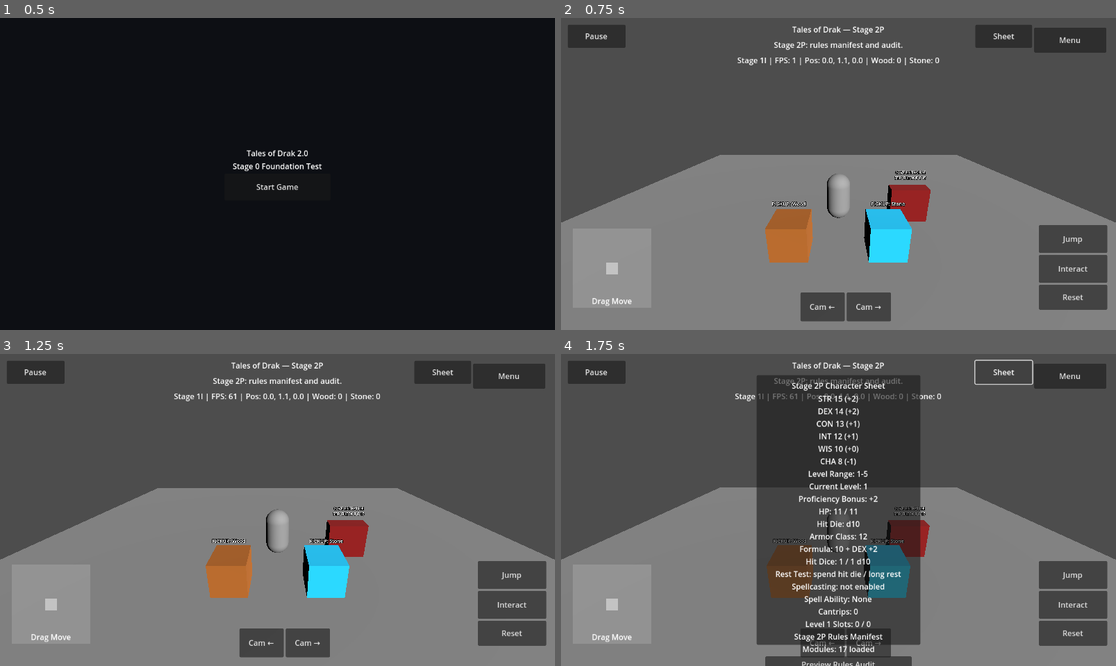
Above: before the commit, frames 1-4 (two rows, left to right).
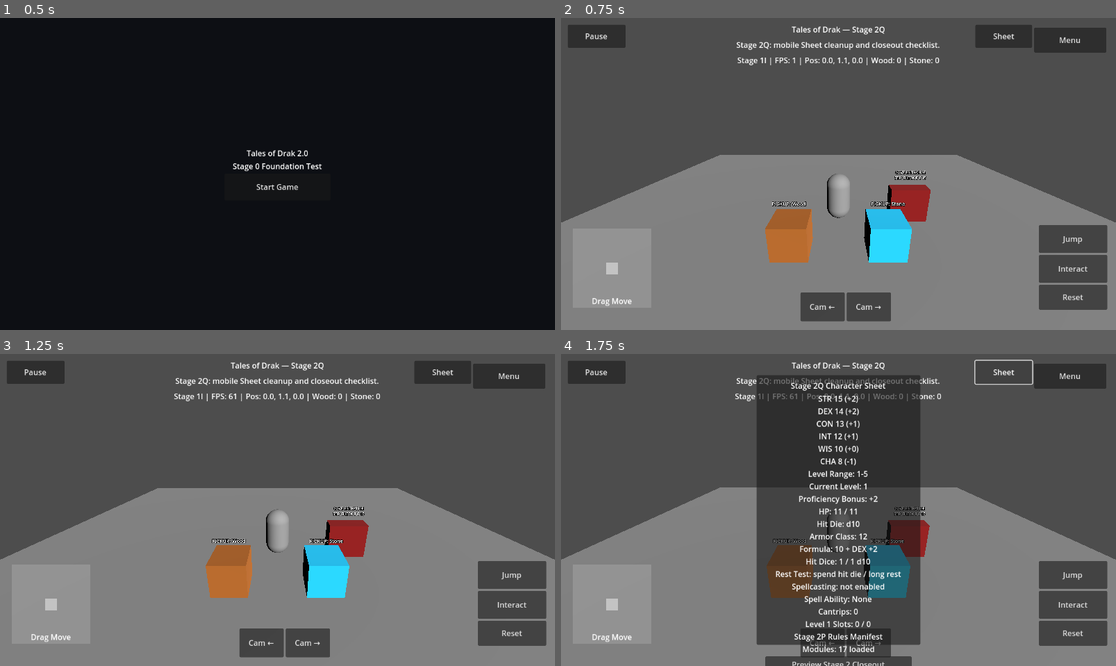
Above: after the commit, the same moments.

Repository: tristanvickery20/Tales-of-Drak-2.0
Game: Godot game, scene res://scenes/main_menu/main_menu.tscn
The game is run twice, just before and just after one commit, with the same random seed, the same clock (stepped at 60 frames per second) and the same inputs.
Inputs:
- Up to frame 1 (0.5 s): no input
- Up to frame 2 (0.75 s): click "Start Game" at 0.5 s
- Up to frame 3 (1.25 s): no input
- Up to frame 4 (1.75 s): click "Sheet" at 1.25 s

Frame 1 is identical in both runs. In frame 2, 0.5% of the frame differs, in the area x 31-69%, y 2-11%; in frame 3, 0.5%; in frame 4, 0.7%, in the area x 31-69%, y 2-100%.

Commit message:
Add Stage 2Q closeout checklist sheet preview

Diff:
--- a/drak/ui/drak_character_sheet_overlay.gd
+++ b/drak/ui/drak_character_sheet_overlay.gd
@@ -16,8 +16,8 @@
 const SPELLCASTING_SCRIPT := preload("res://drak/rules/drak_spellcasting.gd")
 const RULES_MANIFEST_SCRIPT := preload("res://drak/rules/drak_rules_manifest.gd")
 
-const CURRENT_STAGE_TITLE := "Tales of Drak — Stage 2P"
-const CURRENT_STAGE_STATUS := "Stage 2P: rules manifest and audit."
+const CURRENT_STAGE_TITLE := "Tales of Drak — Stage 2Q"
+const CURRENT_STAGE_STATUS := "Stage 2Q: mobile Sheet cleanup and closeout checklist."
 const CURRENT_LEVEL := 1
 
 var _ability_scores: DrakAbilityScores = ABILITY_SCORES_SCRIPT.new()
@@ -98,7 +98,7 @@
 
 	var title := Label.new()
 	title.name = "CharacterSheetTitle"
-	title.text = "Stage 2P Character Sheet"
+	title.text = "Stage 2Q Character Sheet"
 	title.horizontal_alignment = HORIZONTAL_ALIGNMENT_CENTER
 	title.mouse_filter = Control.MOUSE_FILTER_IGNORE
 	box.add_child(title)
@@ -109,6 +109,14 @@
 	_sheet_text.horizontal_alignment = HORIZONTAL_ALIGNMENT_CENTER
 	_sheet_text.mouse_filter = Control.MOUSE_FILTER_IGNORE
 	box.add_child(_sheet_text)
+
+	var closeout_button := Button.new()
+	closeout_button.name = "PreviewStage2CloseoutButton"
+	closeout_button.text = "Preview Stage 2 Closeout"
+	closeout_button.custom_minimum_size = Vector2(270, 34)
+	closeout_button.mouse_filter = Control.MOUSE_FILTER_STOP
+	closeout_button.pressed.connect(_preview_stage2_closeout)
+	box.add_child(closeout_button)
 
 	var rules_audit_button := Button.new()
 	rules_audit_button.name = "PreviewRulesAuditButton"
@@ -150,17 +158,9 @@
 	long_rest_button.pressed.connect(_long_rest)
 	box.add_child(long_rest_button)
 
-	var start_cooldown_button := Button.new()
-	start_cooldown_button.name = "StartCooldownButton"
-	start_cooldown_button.text = "Start 5s Cooldown"
-	start_cooldown_button.custom_minimum_size = Vector2(270, 34)
-	start_cooldown_button.mouse_filter = Control.MOUSE_FILTER_STOP
-	start_cooldown_button.pressed.connect(_start_test_cooldown)
-	box.add_child(start_cooldown_button)
-
 	_check_result_text = Label.new()
 	_check_result_text.name = "CheckResultText"
-	_check_result_text.text = "No audit preview yet."
+	_check_result_text.text = "No closeout preview yet."
 	_check_result_text.custom_minimum_size = Vector2(270, 46)
 	_check_result_text.size_flags_vertical = Control.SIZE_SHRINK_CENTER
 	_check_result_text.autowrap_mode = TextServer.AUTOWRAP_WORD_SMART
@@ -171,7 +171,7 @@
 
 	var note := Label.new()
 	note.name = "CharacterSheetNote"
-	note.text = "Stage 2P audit only. No combat/classes/races yet."
+	note.text = "Stage 2Q cleanup only. Stage 3 begins race/class foundation later."
 	note.autowrap_mode = TextServer.AUTOWRAP_WORD_SMART
 	note.horizontal_alignment = HORIZONTAL_ALIGNMENT_CENTER
 	note.mouse_filter = Control.MOUSE_FILTER_IGNORE
@@ -204,6 +204,9 @@
 func _hide_sheet() -> void:
 	_sheet_panel.visible = false
 
+func _preview_stage2_closeout() -> void:
+	_check_result_text.text = "Stage 2 closeout: iPhone loop, rules summary, changelog, and no unrelated rewrites."
+
 func _preview_rules_audit() -> void:
 	_check_result_text.text = _rules_manifest.get_audit_text()
 
@@ -226,11 +229,6 @@
 	_sheet_text.text = _get_sheet_text()
 	_check_result_text.text = "Long Rest: hit dice restored. HP unchanged."
 
-func _start_test_cooldown() -> void:
-	_cooldown_tracker.start_cooldown(DrakCooldownTracker.TEST_ABILITY_ID, 5.0)
-	_sheet_text.text = _get_sheet_text()
-	_check_result_text.text = "Test Ability cooldown: 5.0s started."
-
 func _update_visibility() -> void:
 	var scene := get_tree().current_scene
 	var in_playable_scene := scene != null and scene.get_node_or_null("PlaceholderPlayer") != null
@@ -260,6 +258,6 @@
 
 func _replace_stage_text(text: String) -> String:
 	var updated := text
-	for stage_name in ["Stage 1E", "Stage 1F", "Stage 1G", "Stage 1H", "Stage 1I", "Stage 2A", "Stage 2B", "Stage 2C", "Stage 2D", "Stage 2E", "Stage 2F", "Stage 2G", "Stage 2H", "Stage 2I", "Stage 2J", "Stage 2K", "Stage 2L", "Stage 2M", "Stage 2N", "Stage 2O"]:
-		updated = updated.replace(stage_name, "Stage 2P")
+	for stage_name in ["Stage 1E", "Stage 1F", "Stage 1G", "Stage 1H", "Stage 1I", "Stage 2A", "Stage 2B", "Stage 2C", "Stage 2D", "Stage 2E", "Stage 2F", "Stage 2G", "Stage 2H", "Stage 2I", "Stage 2J", "Stage 2K", "Stage 2L", "Stage 2M", "Stage 2N", "Stage 2O", "Stage 2P"]:
+		updated = updated.replace(stage_name, "Stage 2Q")
 	return updated
